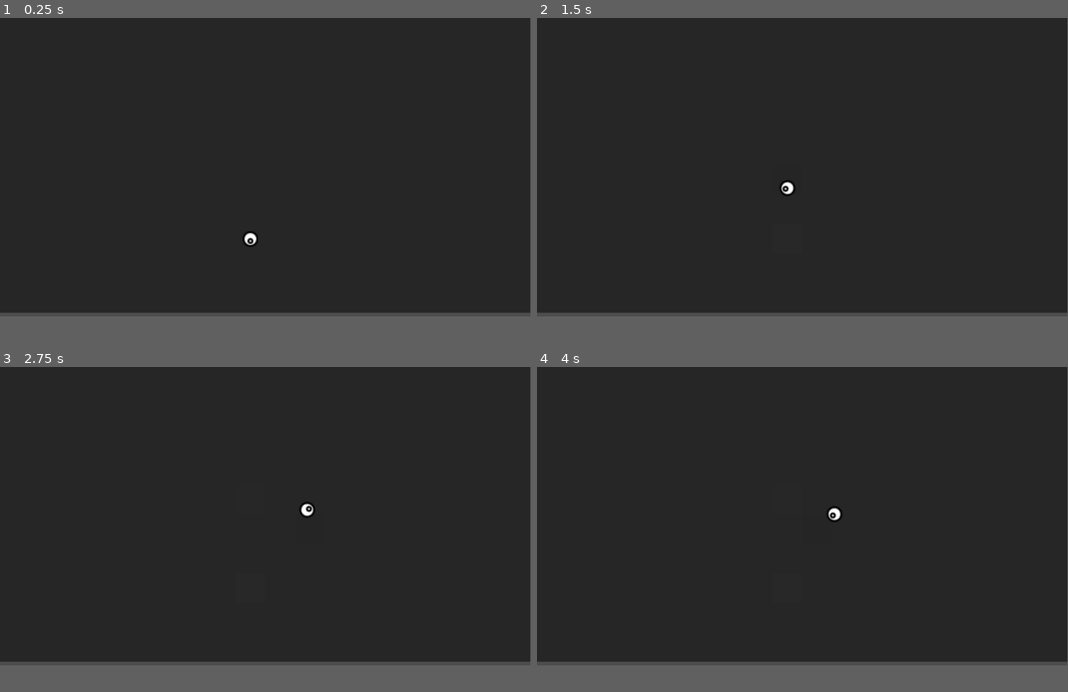
Above: before the commit, frames 1-4 (two rows, left to right).
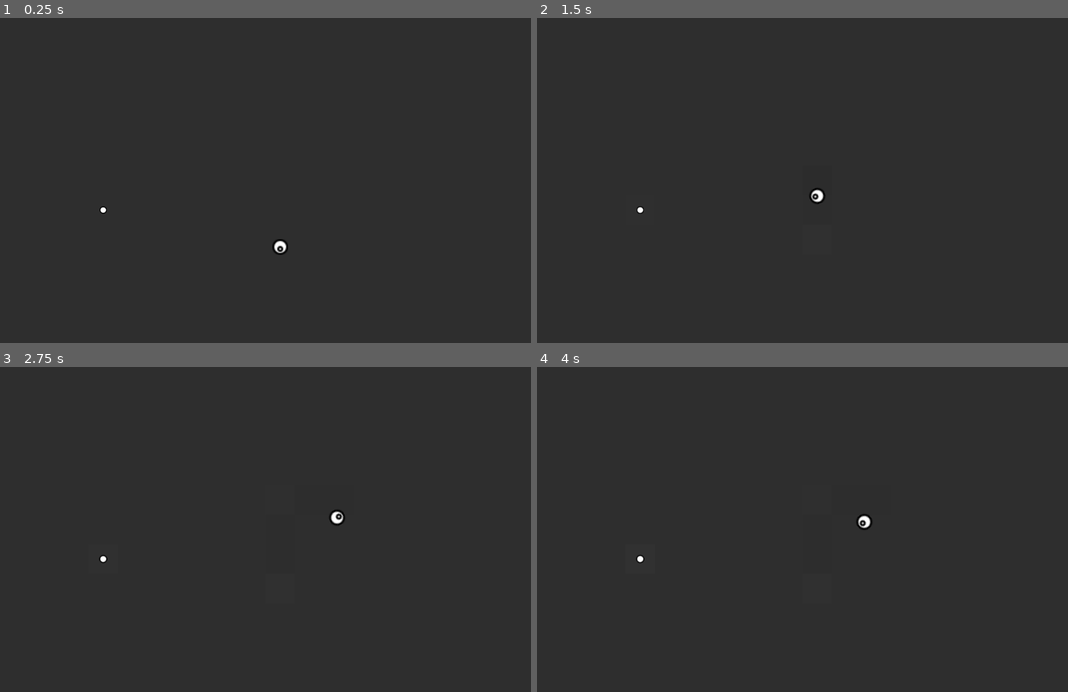
Above: after the commit, the same moments.

Repository: hevesg/bacteria
Game: Godot game, scene res://scenes/game/game.tscn
Two runs of this game, one before a commit and one after it. Both use one fixed random seed, a clock stepped at 60 frames per second and the inputs below.
Inputs:
- Up to frame 1 (0.25 s): no input
- Up to frame 2 (1.5 s): tap Enter at 0.5 s
- Up to frame 3 (2.75 s): no input
- Up to frame 4 (4 s): no input
In our replay, the window is 799x449 before the commit and 800x489 after it. These sizes can differ from the game's own. Grey fills any space a smaller window leaves; there, only what the larger window draws over its background counts as a difference.

The runs differ from the first frame. In frame 1, 1.2% of the frame differs, in the area x 0-100%, y 58-92%; in frame 2, 1.2%; in frame 3, 1.2%; in frame 4, 1.2%, in the area x 0-100%, y 42-92%.

Commit message:
fix rotting

Diff:
--- a/project.godot
+++ b/project.godot
@@ -19,6 +19,12 @@
 
 Globals="*res://scenes/globals.gd"
 
+[display]
+
+window/size/viewport_height=704
+window/stretch/mode="viewport"
+window/stretch/aspect="expand"
+
 [rendering]
 
 renderer/rendering_method="mobile"
--- a/scenes/algae/algae.gd
+++ b/scenes/algae/algae.gd
@@ -1,4 +1,3 @@
-@tool
 class_name Algae extends Organism
 
 var split_energy: int = 2 * Globals.HUNDRED_THOUSAND
@@ -14,7 +13,7 @@
 			die()
 	else:
 		if _cumulative_energy > 0:
-			_cumulative_energy -= _rot(int(delta * Globals.TEN_THOUSAND))
+			_rot(int(delta * Globals.TEN_THOUSAND))
 		else:
 			queue_free()
 
--- a/scenes/game/game.tscn
+++ b/scenes/game/game.tscn
@@ -7,25 +7,17 @@
 [node name="Game" type="Node2D"]
 
 [node name="PetriDish" parent="." instance=ExtResource("2_7h61r")]
-position = Vector2(576, 320)
-size = Vector2i(18, 10)
-initial_energy_per_area = 500000
+position = Vector2(576, 352)
+size = Vector2i(18, 11)
+initial_energy_per_area = 400000
+
+[node name="Algae" parent="." instance=ExtResource("3_0sr1o")]
+position = Vector2(224, 416)
+energy = 100000
 
 [node name="Herbivore" parent="." instance=ExtResource("1_sul5r")]
-position = Vector2(544, 480)
+position = Vector2(608, 496)
 mass = 10.0
 gravity_scale = 0.0
 linear_damp = 1.0
 energy = 1000000
-
-[node name="Algae" parent="." instance=ExtResource("3_0sr1o")]
-position = Vector2(288, 480)
-
-[node name="Algae2" parent="." instance=ExtResource("3_0sr1o")]
-position = Vector2(864, 544)
-
-[node name="Algae3" parent="." instance=ExtResource("3_0sr1o")]
-position = Vector2(96, 160)
-
-[node name="Algae4" parent="." instance=ExtResource("3_0sr1o")]
-position = Vector2(1056, 224)
--- a/scenes/organism.gd
+++ b/scenes/organism.gd
@@ -1,4 +1,3 @@
-@tool
 class_name Organism extends Particle
 
 var _alive: bool = true:
--- a/scenes/particle.gd
+++ b/scenes/particle.gd
@@ -1,4 +1,3 @@
-@tool
 class_name Particle extends RigidBody2D
 
 @onready
